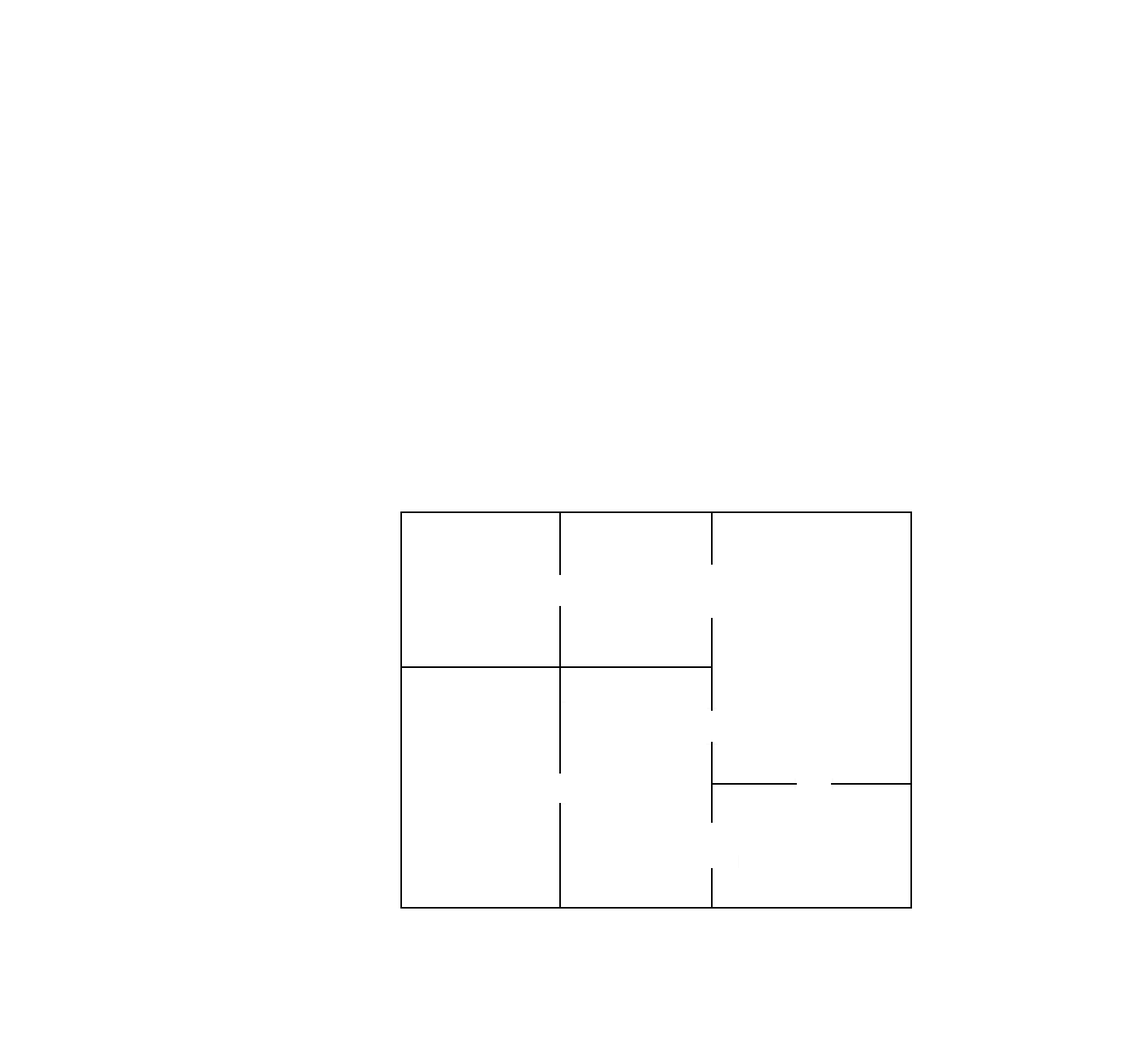
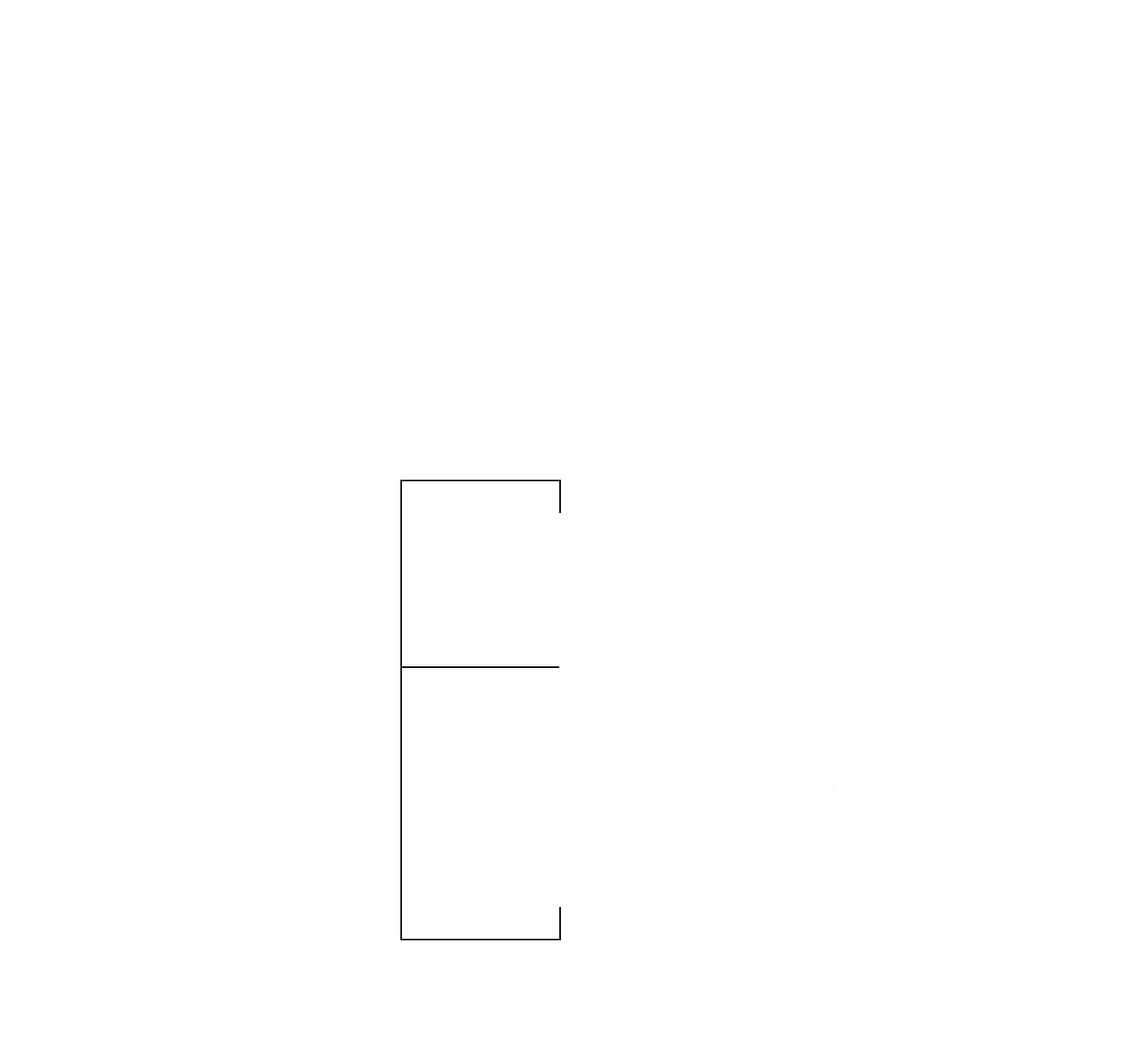
Comparing the layer stacks of the two w=1144, h=1042 images. Changes:
painted on "manobstacles" over [400, 479, 561, 941]
hid "heightmap.pgm" over [400, 479, 912, 941]
